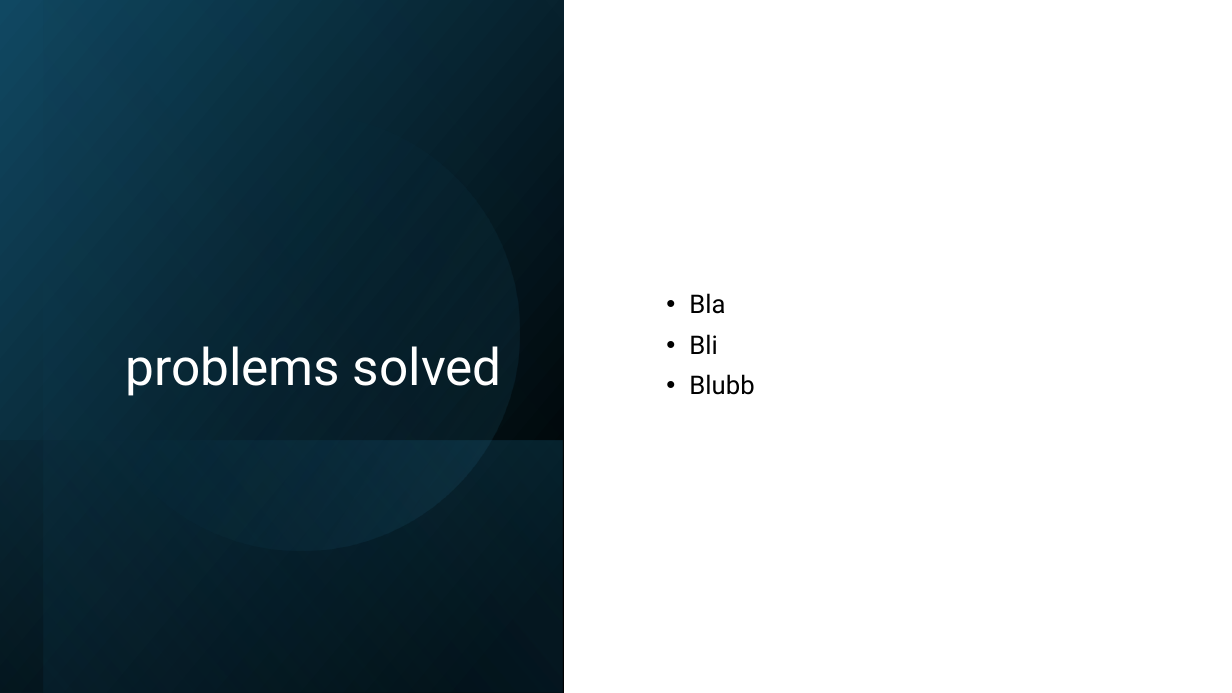
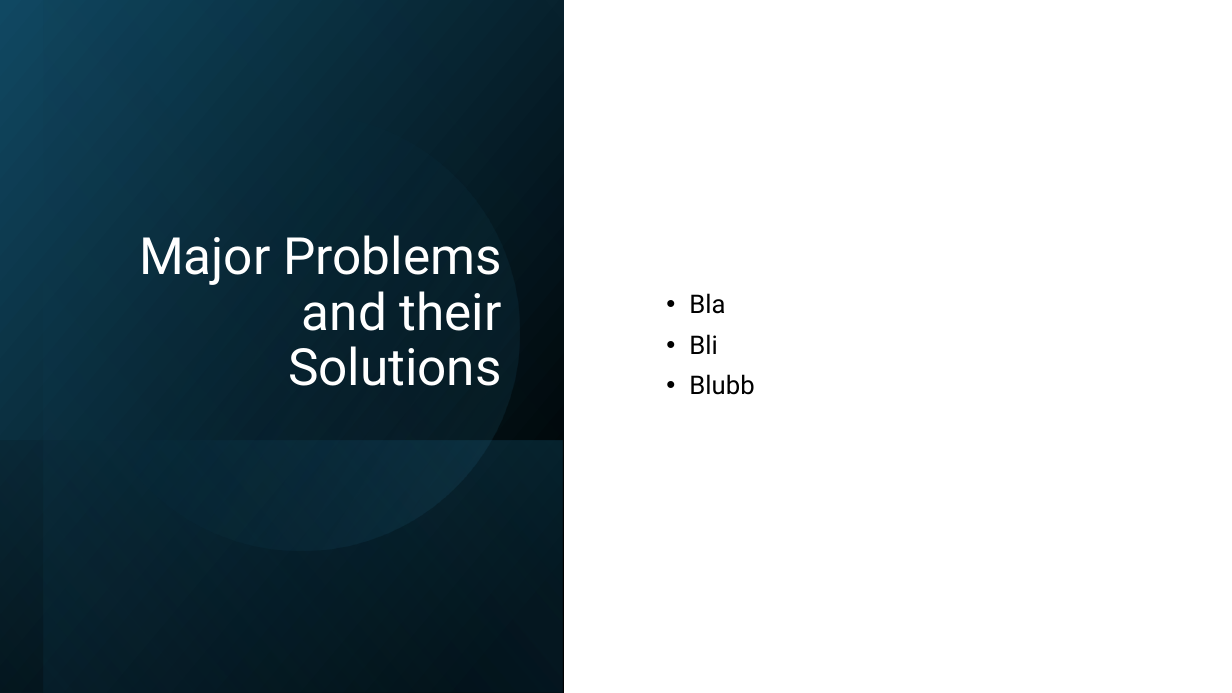
Before and after one commit to EmilieTr/darts_data_science_project, a slide deck: slide 3 of Presentations/DS_Project_Week-4.pptx (slide 2 before the commit). Drawn at 1232x693 pixels with LibreOffice and Linux fonts; fonts in the diff are those of the drawing. Boxes give left, top, right and bottom in pixels: in the first picture for what was removed or moved away, otherwise in the second. Text is boxed around its words. In the diff, an @@ line names an element or a change of style, - is before the commit and + after.

```diff
--- a/Presentations/DS_Project_Week-4.pptx
+++ b/Presentations/DS_Project_Week-4.pptx
@@ title at (139,235,502,386): text changed @@
-problems solved
+Major Problems and their Solutions
```
Also in this commit, not shown: 3 other slides changed, 1 other file.
